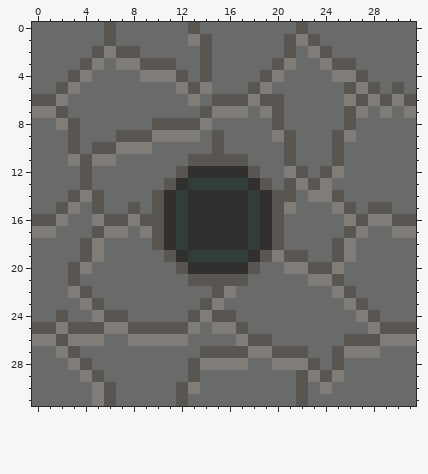
A pixel-art sprite gets an edit: texture upload here/stone_front_empty.png. The picture above is the old version.
The file is 32x32 pixels.
Once edited:
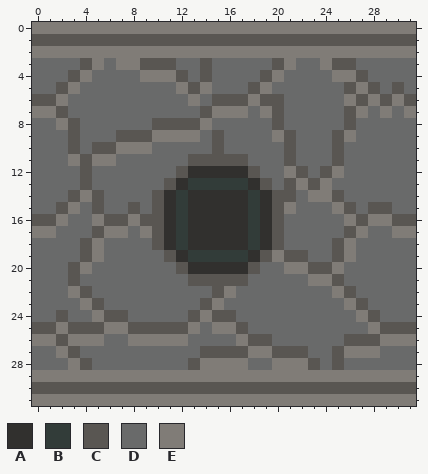
Palette (. is transparent): A #31302e  B #323c39  C #595652  D #696a6a  E #807c77
Edits made:
@@ x 0..31 @@
- 0 DDDDDDCDDDDDDCDDDDDDDDCDDDDDDDDD
- 1 DDDDDDCDDDDDDECDDDDDDCECDDDDDDDD
- 2 DDDDDCECCDDDDDCDDDDDDCDECDDDDDDD
+ 0 EEEEEEEEEEEEEEEEEEEEEEEEEEEEEEEE
+ 1 CCCCCCCCCCCCCCCCCCCCCCCCCCCCCCCC
+ 2 EEEEEEEEEEEEEEEEEEEEEEEEEEEEEEEE
  3 DDDDCEDEECCCDDCDDDDDCEDDECCDDDDD
@@ x 0..31 @@
 28 DDDECDDDDDDDDCEEEEDDEEECDCDDDDDD
-29 DDDDECDDDDDDDCDDDDDDDDCECEDDDDDD
-30 DDDDDECDDDDDCEDDDDDDDDCDEDDDDDDD
-31 DDDDDECDDDDDCDDDDDDDDDCDDDDDDDDD
+29 EEEEEEEEEEEEEEEEEEEEEEEEEEEEEEEE
+30 CCCCCCCCCCCCCCCCCCCCCCCCCCCCCCCC
+31 EEEEEEEEEEEEEEEEEEEEEEEEEEEEEEEE
Boxes around the changes in both pictures, in picture pixels (x1, y1, x2, y2):
changed: (32, 22, 416, 58)
changed: (32, 370, 416, 406)
